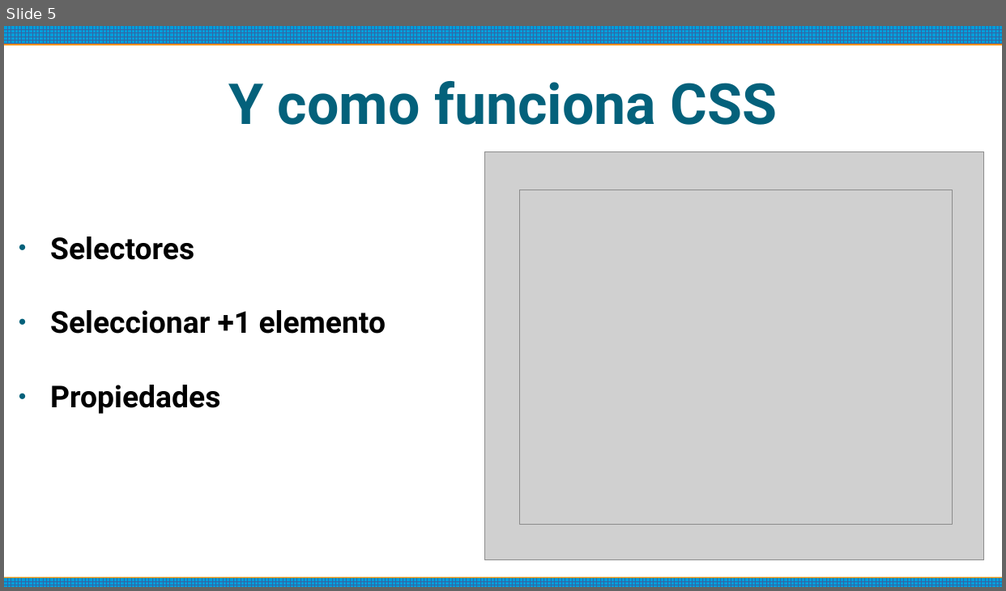
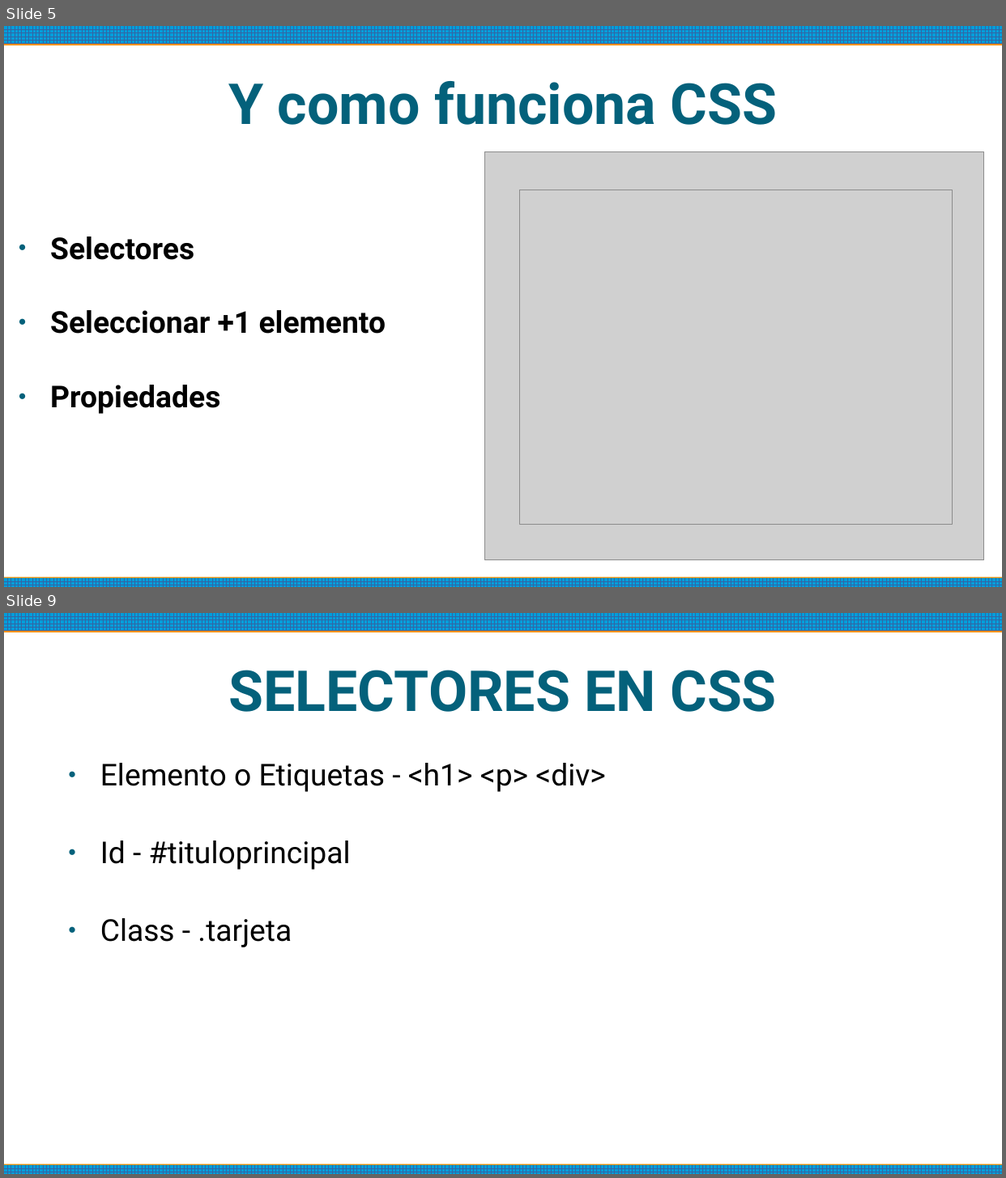
Before and after one commit to pedroobando/guiahtml, a slide deck: doc/curso css.odp. Shown one above the other, each under a label of ours: slide 5 before the commit, slides 5 and 9 after it; the slides between them are not shown. The pictures are 1006x591 and 1006x1178 pixels, drawn with LibreOffice and Linux fonts; fonts in the diff are those of the drawing; grey boxes stand for pictures. Boxes give left, top, right and bottom in pixels: in the first picture for what was removed or moved away, otherwise in the second. Text is boxed around its words. In the diff, an @@ line names an element or a change of style, - is before the commit and + after.

```diff
--- a/doc/curso css.odp
+++ b/doc/curso css.odp
@@ slide 9 added at [4,613,1002,1174], background #FFFFFF; not listed: 2 template elements that a slide beside it also shows @@
@@ title added at [229,670,776,712], 45 pt, text #04617B, bold @@
+SELECTORES EN CSS
@@ text added at [100,763,605,948], 24 pt, text #000000 @@
+● Elemento o Etiquetas - <h1> <p> <div>
+● Id - #tituloprincipal
+● Class - .tarjeta
```
Also in this commit, not shown: 1 slide changed, 3 other slides added, 1 slide removed, 18 other files.
